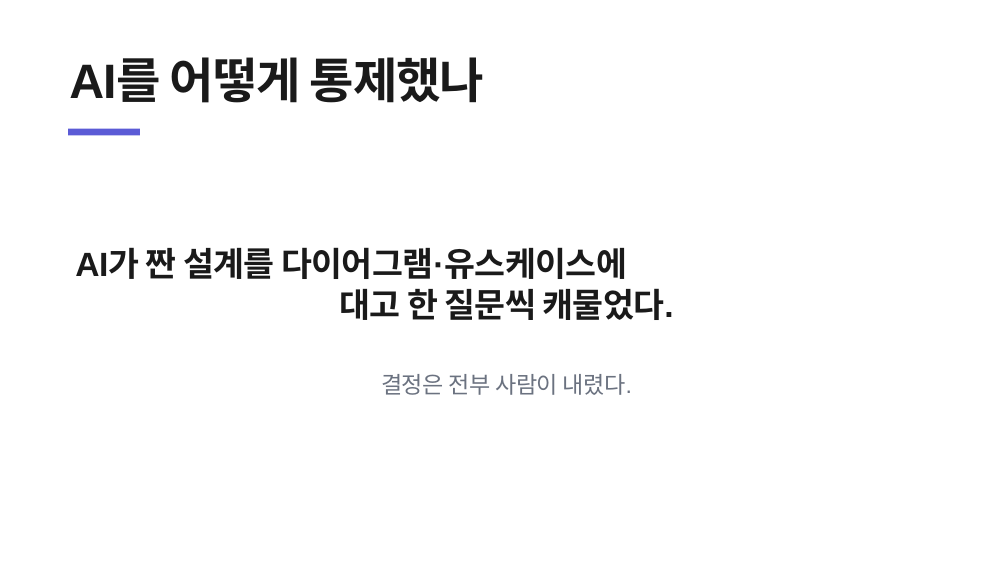
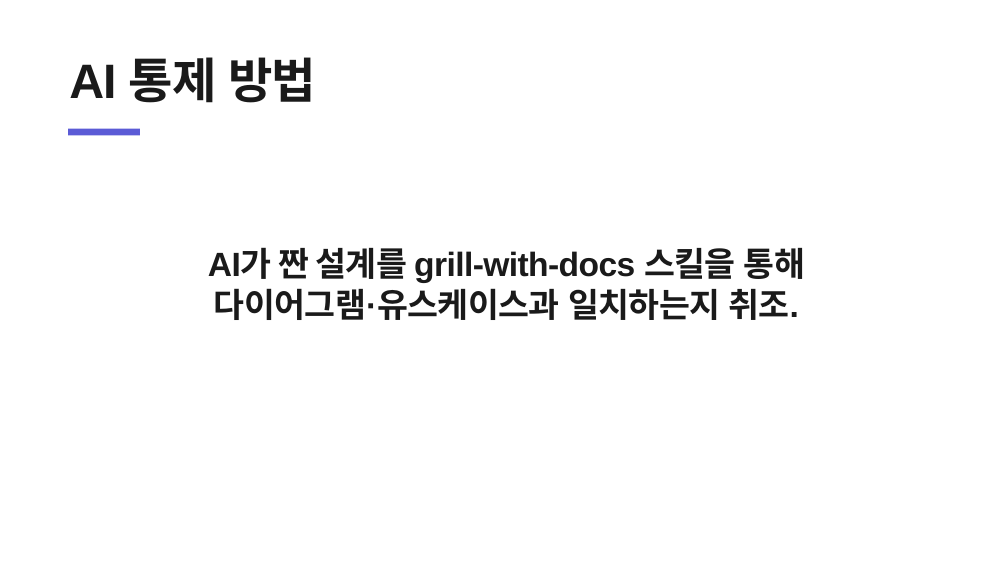
Before and after one commit to heyoonyoon/distributed-programming, a slide deck: slide 37 of docs/presentation/보험발표-figma.pptx (slide 33 before the commit). Drawn at 1008x567 pixels with LibreOffice and Linux fonts; fonts in the diff are those of the drawing. Boxes give left, top, right and bottom in pixels: in the first picture for what was removed or moved away, otherwise in the second. Text is boxed around its words. In the diff, an @@ line names an element or a change of style, - is before the commit and + after.

```diff
--- a/docs/presentation/보험발표-figma.pptx
+++ b/docs/presentation/보험발표-figma.pptx
@@ text at bbox=[69, 57, 316, 103]: text changed @@
-AI를 어떻게 통제했나
+AI 통제 방법
@@ text at bbox=[208, 248, 805, 320]: text changed @@
-AI가 짠 설계를 다이어그램·유스케이스에
-대고 한 질문씩 캐물었다.
+AI가 짠 설계를 grill-with-docs 스킬을 통해
+다이어그램·유스케이스과 일치하는지 취조.
@@ text removed at bbox=[381, 374, 632, 395] @@
-결정은 전부 사람이 내렸다.
```
Also in this commit, not shown: 26 other slides changed, 8 slides added, 4 slides removed, 1 other file.
